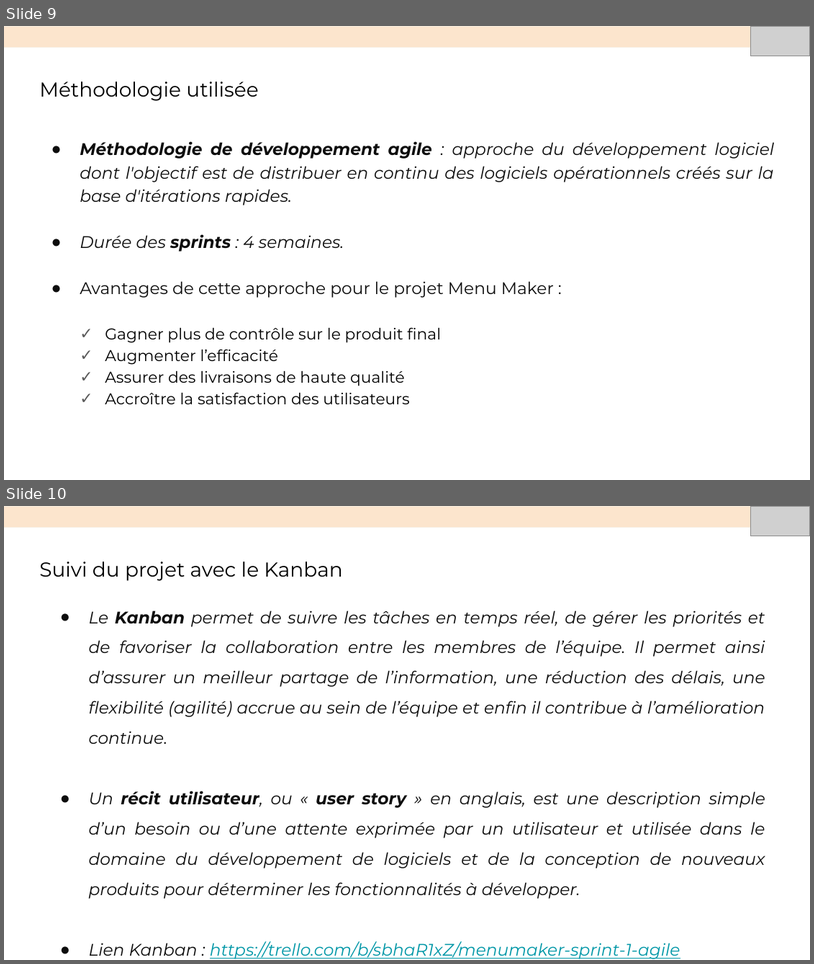
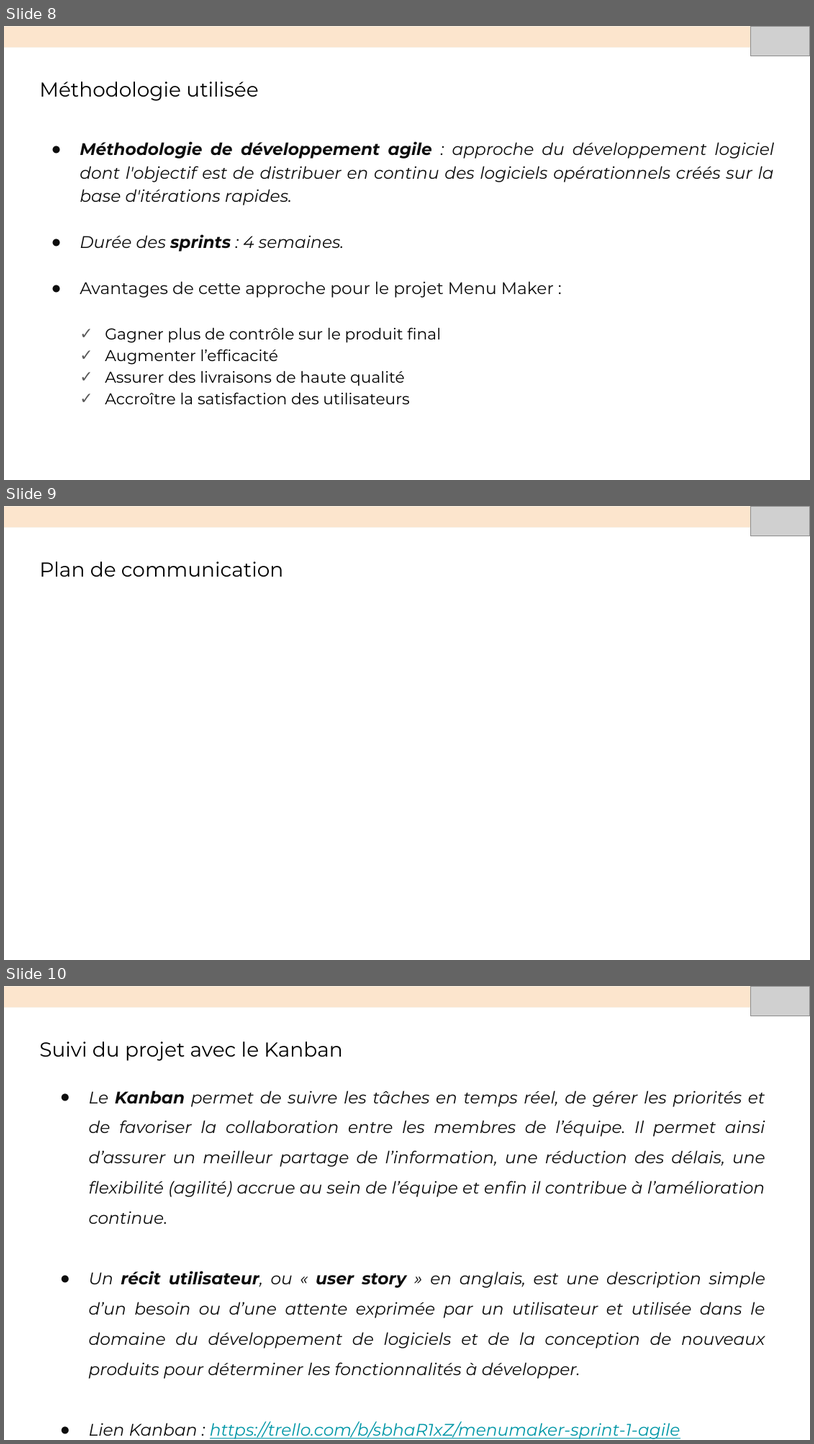
Before and after one commit to sunny-biard/MenuMaker, a slide deck: BIARD_Sunny_4_presentation_052024.pptx. Shown one above the other, each under a label of ours: slides 9 and 10 before the commit, slides 8, 9 and 10 after it. The pictures are 814x964 and 814x1444 pixels, drawn with LibreOffice and Linux fonts; fonts in the diff are those of the drawing; grey boxes stand for pictures. Boxes give left, top, right and bottom in pixels: in the first picture for what was removed or moved away, otherwise in the second. Text is boxed around its words. In the diff, an @@ line names an element or a change of style, - is before the commit and + after.

```diff
--- a/BIARD_Sunny_4_presentation_052024.pptx
+++ b/BIARD_Sunny_4_presentation_052024.pptx
@@ slide 9 added at <box>4,506,810,960</box>, background #FFFFFF @@
@@ rectangle added at <box>4,506,810,527</box>, fill #FCE5CD, outline #F7EDDE 0.75 pt @@
@@ picture added at <box>751,506,810,536</box> @@
@@ title added at <box>39,561,283,577</box>, 18 pt, text #000000 @@
+Plan de communication
@@ what was slide 9 is now slide 8 @@
```
Also in this commit, not shown: 1 slide removed, 1 other file.
